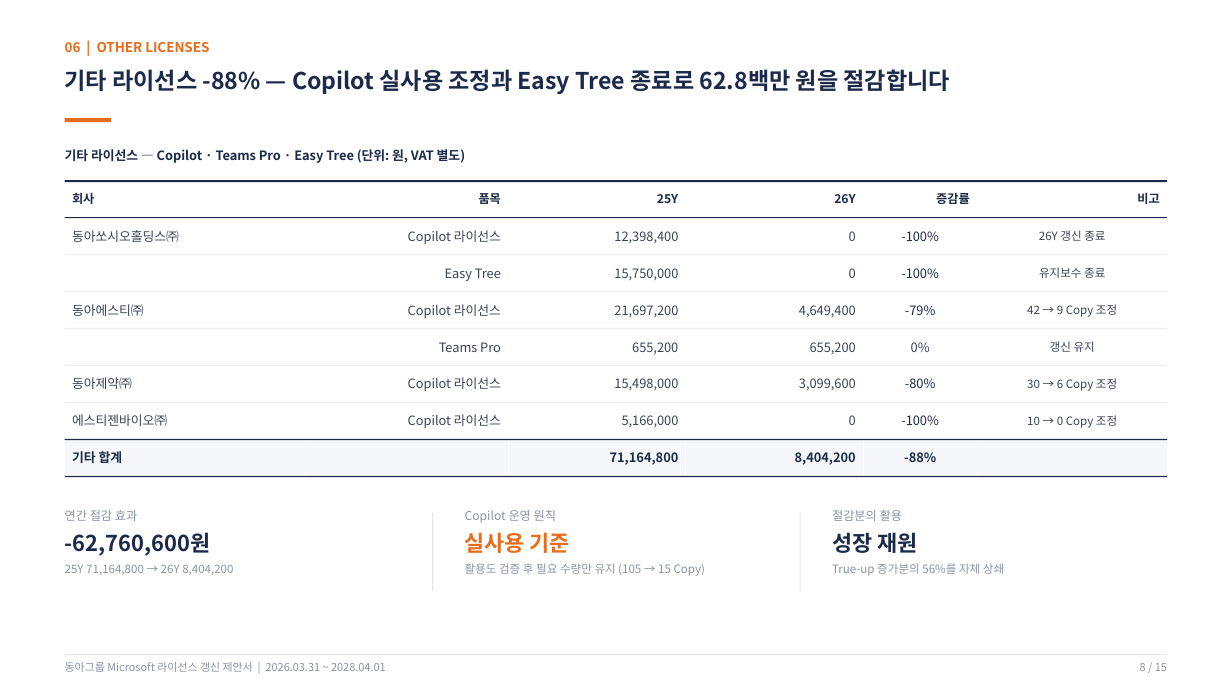
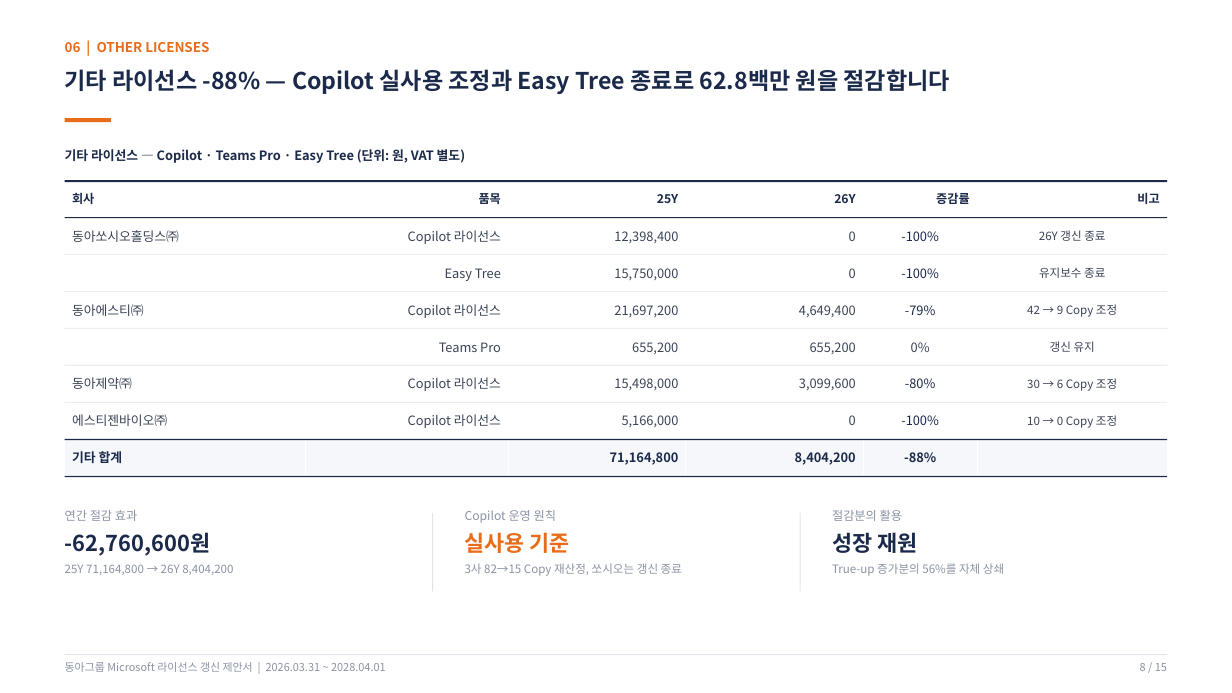
Before and after one commit to mss881024-dev/first-project, a slide deck: slide 8 of docs/ea-renewal-proposal/동아그룹_Microsoft_라이선스_갱신제안서_2026.pptx. Drawn at 1232x693 pixels with LibreOffice and Linux fonts; fonts in the diff are those of the drawing. Boxes give left, top, right and bottom in pixels: in the first picture for what was removed or moved away, otherwise in the second. Text is boxed around its words. In the diff, an @@ line names an element or a change of style, - is before the commit and + after.

```diff
--- a/docs/ea-renewal-proposal/동아그룹_Microsoft_라이선스_갱신제안서_2026.pptx
+++ b/docs/ea-renewal-proposal/동아그룹_Microsoft_라이선스_갱신제안서_2026.pptx
@@ text at [465, 563, 682, 576]: text changed @@
-활용도 검증 후 필요 수량만 유지 (105 → 15 Copy)
+3사 82→15 Copy 재산정, 쏘시오는 갱신 종료
```
Also in this commit, not shown: 1 other slide changed, 2 other files.
